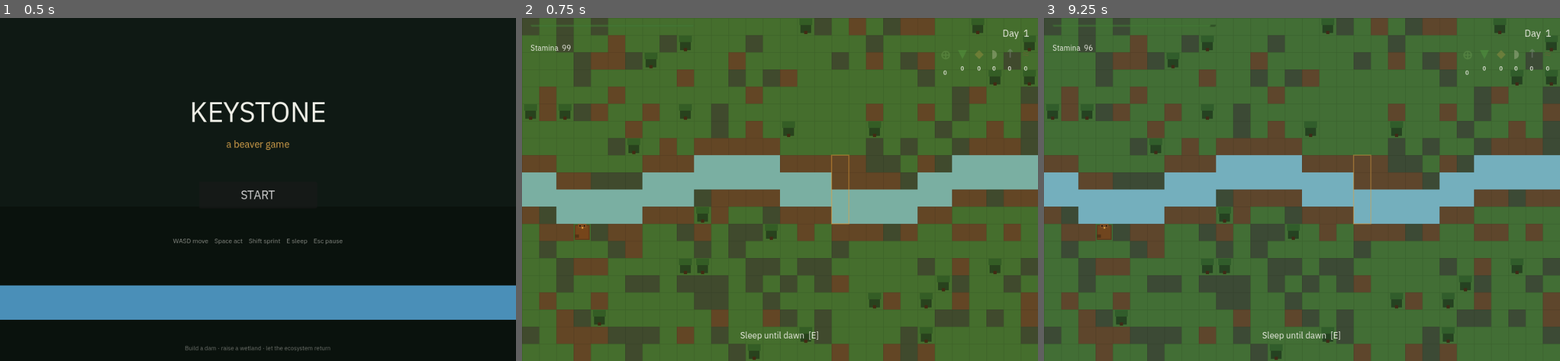
Above: before the commit, frames 1-3 (left to right).
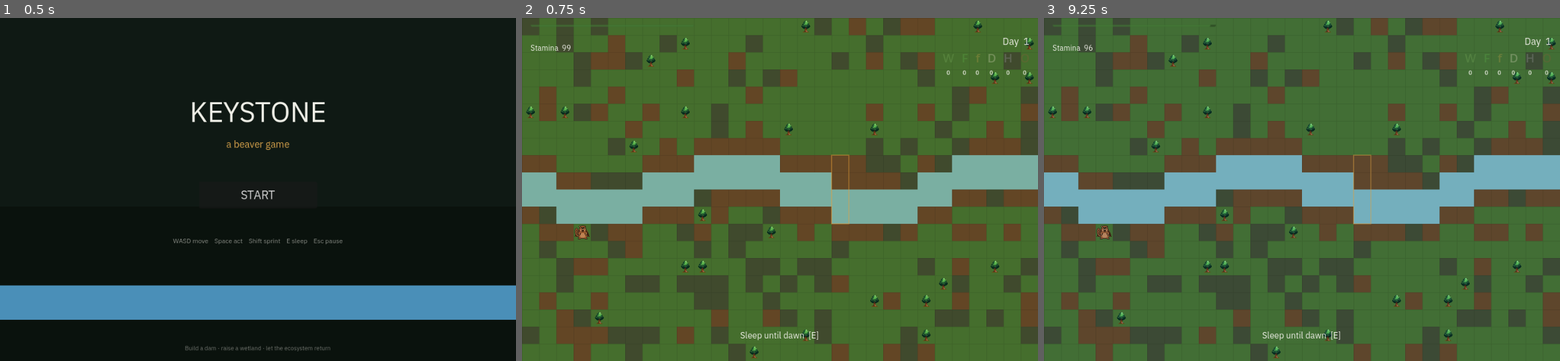
Above: after the commit, the same moments.

Repository: kvmadden/keystone
Game: Godot game, scene res://scenes/TitleScreen.tscn
Two runs of this game, one before a commit and one after it. Both use one fixed random seed, a clock stepped at 60 frames per second and the inputs below.
Inputs:
- Up to frame 1 (0.5 s): no input
- Up to frame 2 (0.75 s): click "START" at 0.5 s
- Up to frame 3 (9.25 s): tap Enter at 1.25, 1.35, 2.1, 2.75, 2.85, 3.6, 4.25, 4.35, 5.1, 5.85, 6.6, 7.35, 8.1, 8.85 s; tap Space at 1.52, 2, 2.27, 3.5, 3.77, 4.52, 5, 5.27, 6.77, 7.52, 8.27 s

Frame 1 is identical in both runs. In frame 2, 1.6% of the frame differs, in the area x 0-100%, y 0-100%; in frame 3, 1.6%.

Commit message:
feat: PixelLab sprites, dam/world sprite wiring, macOS export
- 16 PixelLab sprites at 32x32 (beaver, log, tree, lodge, dam x3, 6 species, coyote)
- World draws trees + lodge with sprites; falls back to colored rects if missing
- Dam segments draw with new/worn/broken sprite per integrity tier
- HUD species panel uses letter glyphs (IBM Plex Sans compatible)
- Drought catastrophe lose condition wired
- Export preset configured for macOS universal binary
- tools/generate_sprites.mjs cached PixelLab batch
- tools/export_macos.sh one-shot export script

Diff:
--- a/project.godot
+++ b/project.godot
@@ -198,3 +198,4 @@
 textures/canvas_textures/default_texture_filter=0
 2d/snap/snap_2d_transforms_to_pixel=true
 2d/snap/snap_2d_vertices_to_pixel=true
+textures/vram_compression/import_etc2_astc=true
--- a/scripts/dam.gd
+++ b/scripts/dam.gd
@@ -10,6 +10,18 @@
 
 var decay_per_day := 0.25      # −25% integrity per in-game day
 var _decay_clock := 0.0        # accumulates real seconds → applies decay across all segments
+
+var tex_dam_new: Texture2D
+var tex_dam_worn: Texture2D
+var tex_dam_broken: Texture2D
+
+func _ready() -> void:
+	if ResourceLoader.exists("res://assets/sprites/dam_new.png"):
+		tex_dam_new = load("res://assets/sprites/dam_new.png") as Texture2D
+	if ResourceLoader.exists("res://assets/sprites/dam_worn.png"):
+		tex_dam_worn = load("res://assets/sprites/dam_worn.png") as Texture2D
+	if ResourceLoader.exists("res://assets/sprites/dam_broken.png"):
+		tex_dam_broken = load("res://assets/sprites/dam_broken.png") as Texture2D
 
 func _process(delta: float) -> void:
 	# Decay at the same rate as one in-game day = 90 real seconds.
@@ -43,13 +55,24 @@
 		if y_tile < int(world.dam_zone_y_top):
 			break
 		var integrity: float = Game.dam_segments[i]
-		var c := Game.COL_DAM_NEW if integrity > 0.66 else (Game.COL_DAM_WORN if integrity > 0.33 else Game.COL_DAM_BROK)
-		var rect := Rect2(x + 2, y_tile * Game.TILE_SIZE + 4, Game.TILE_SIZE - 4, Game.TILE_SIZE - 8)
-		draw_rect(rect, c)
-		# Plank lines
-		for k in range(3):
-			var ly := rect.position.y + (k + 1) * (rect.size.y / 4.0)
-			draw_line(Vector2(rect.position.x, ly), Vector2(rect.position.x + rect.size.x, ly), Color(0, 0, 0, 0.4), 1.0)
+		var rect_full := Rect2(x, y_tile * Game.TILE_SIZE, Game.TILE_SIZE, Game.TILE_SIZE)
+		var tex: Texture2D = null
+		if integrity > 0.66:
+			tex = tex_dam_new
+		elif integrity > 0.33:
+			tex = tex_dam_worn
+		else:
+			tex = tex_dam_broken
+		if tex != null:
+			draw_texture_rect(tex, rect_full, false)
+		else:
+			# Fallback rectangle
+			var c := Game.COL_DAM_NEW if integrity > 0.66 else (Game.COL_DAM_WORN if integrity > 0.33 else Game.COL_DAM_BROK)
+			var rect := Rect2(x + 2, y_tile * Game.TILE_SIZE + 4, Game.TILE_SIZE - 4, Game.TILE_SIZE - 8)
+			draw_rect(rect, c)
+			for k in range(3):
+				var ly := rect.position.y + (k + 1) * (rect.size.y / 4.0)
+				draw_line(Vector2(rect.position.x, ly), Vector2(rect.position.x + rect.size.x, ly), Color(0, 0, 0, 0.4), 1.0)
 
 func can_place() -> bool:
 	return Game.dam_segments.size() < 10
--- a/scripts/hud.gd
+++ b/scripts/hud.gd
@@ -19,12 +19,12 @@
 
 const SPECIES_ORDER := ["willow", "frog", "fish", "duck", "heron", "otter"]
 const SPECIES_GLYPH := {
-	"willow": "🜨",
-	"frog":   "▼",
-	"fish":   "◆",
-	"duck":   "◗",
-	"heron":  "↑",
-	"otter":  "≈",
+	"willow": "W",
+	"frog":   "F",
+	"fish":   "f",
+	"duck":   "D",
+	"heron":  "H",
+	"otter":  "O",
 }
 
 var _msg_clock := 0.0
--- a/scripts/threats.gd
+++ b/scripts/threats.gd
@@ -52,9 +52,10 @@
 	Game.drought_active = true
 	Game.drought_days_left = 1
 	Game.emit_message("Drought! Water level falling.")
+	var had_dam: bool = Game.dam_segments.size() > 0
 	dam.drought_drain()
-	# Check lose condition: dam fully wiped
-	if Game.dam_segments.is_empty() and Game.current_day > 1 and not Game.game_over:
-		# Only lose if there *was* a dam (i.e., past day 1)
-		# We let the player react; not auto-lose on drought.
-		pass
+	# Lose condition: had a dam before the drought, and it's all gone now.
+	# (This catches "drought wiped out a 1-segment dam" — true catastrophe.)
+	if had_dam and Game.dam_segments.is_empty() and not Game.game_over:
+		Game.game_over = true
+		Game.game_lost.emit("The drought took the last dam segment. The pond drained.")
--- a/scripts/world.gd
+++ b/scripts/world.gd
@@ -17,8 +17,19 @@
 # Per-tile cached display tint (refresh on water update)
 var _display: Array = []
 
+# Cached sprite textures (loaded once in _ready)
+var tex_tree: Texture2D
+var tex_lodge: Texture2D
+var tex_stump: Texture2D
+
 func _ready() -> void:
 	_generate()
+	if ResourceLoader.exists("res://assets/sprites/tree.png"):
+		tex_tree = load("res://assets/sprites/tree.png") as Texture2D
+	if ResourceLoader.exists("res://assets/sprites/lodge.png"):
+		tex_lodge = load("res://assets/sprites/lodge.png") as Texture2D
+	if ResourceLoader.exists("res://assets/sprites/tree_stump.png"):
+		tex_stump = load("res://assets/sprites/tree_stump.png") as Texture2D
 	queue_redraw()
 
 func _generate() -> void:
@@ -96,17 +107,23 @@
 			if t != Game.Tile.SHALLOW and t != Game.Tile.DEEP:
 				draw_rect(rect, Color(0, 0, 0, 0.10), false, 1.0)
 
-			# Tree top: draw a darker square within the tile
+			# Tree: prefer sprite, fall back to placeholder shape
 			if t == Game.Tile.TREE:
-				var inner := Rect2(rect.position + Vector2(6, 4), Vector2(20, 24))
-				draw_rect(inner, Game.COL_TREE)
-				draw_rect(Rect2(inner.position + Vector2(-2, -3), Vector2(24, 12)), Game.COL_TREE_CR)
-				draw_rect(Rect2(rect.position + Vector2(13, 24), Vector2(6, 6)), Game.COL_STUMP)
+				if tex_tree != null:
+					draw_texture_rect(tex_tree, rect, false)
+				else:
+					var inner := Rect2(rect.position + Vector2(6, 4), Vector2(20, 24))
+					draw_rect(inner, Game.COL_TREE)
+					draw_rect(Rect2(inner.position + Vector2(-2, -3), Vector2(24, 12)), Game.COL_TREE_CR)
+					draw_rect(Rect2(rect.position + Vector2(13, 24), Vector2(6, 6)), Game.COL_STUMP)
 			elif t == Game.Tile.LODGE:
-				var lr := Rect2(rect.position + Vector2(2, 2), Vector2(28, 28))
-				draw_rect(lr, Game.COL_LODGE)
-				var door := Rect2(rect.position + Vector2(13, 18), Vector2(6, 10))
-				draw_rect(door, Game.COL_LODGE_DR)
+				if tex_lodge != null:
+					draw_texture_rect(tex_lodge, rect, false)
+				else:
+					var lr := Rect2(rect.position + Vector2(2, 2), Vector2(28, 28))
+					draw_rect(lr, Game.COL_LODGE)
+					var door := Rect2(rect.position + Vector2(13, 18), Vector2(6, 10))
+					draw_rect(door, Game.COL_LODGE_DR)
 
 	# Dam-zone outline (gold dashed-ish rect)
 	var dz_rect := Rect2(
Binary file added: assets/sprites/beaver.png
Not shown, added: assets/sprites/beaver.png.import
Binary file added: assets/sprites/beaver_carrying.png
Not shown, added: assets/sprites/beaver_carrying.png.import
Binary file added: assets/sprites/coyote.png
Not shown, added: assets/sprites/coyote.png.import
Binary file added: assets/sprites/dam_broken.png
Not shown, added: assets/sprites/dam_broken.png.import
Binary file added: assets/sprites/dam_new.png
Not shown, added: assets/sprites/dam_new.png.import
Binary file added: assets/sprites/dam_worn.png
Not shown, added: assets/sprites/dam_worn.png.import
(and 25 more such lines)
